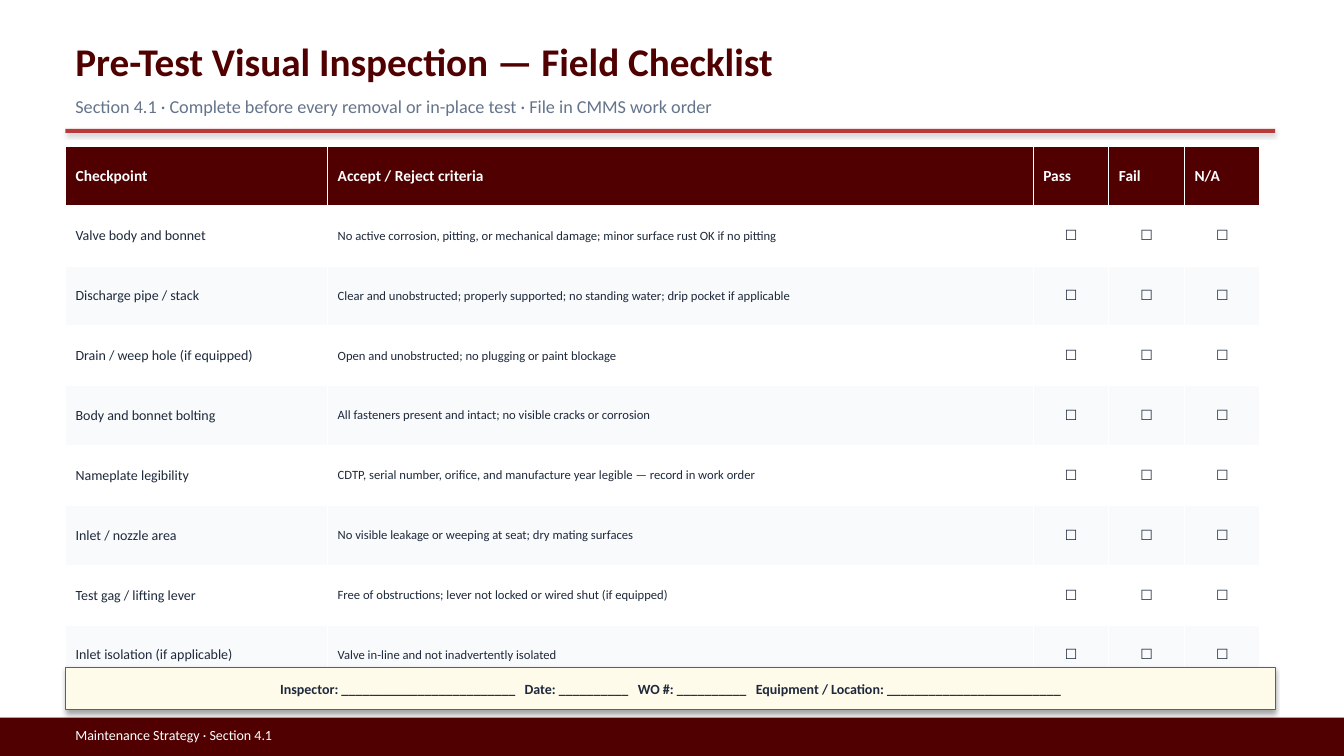
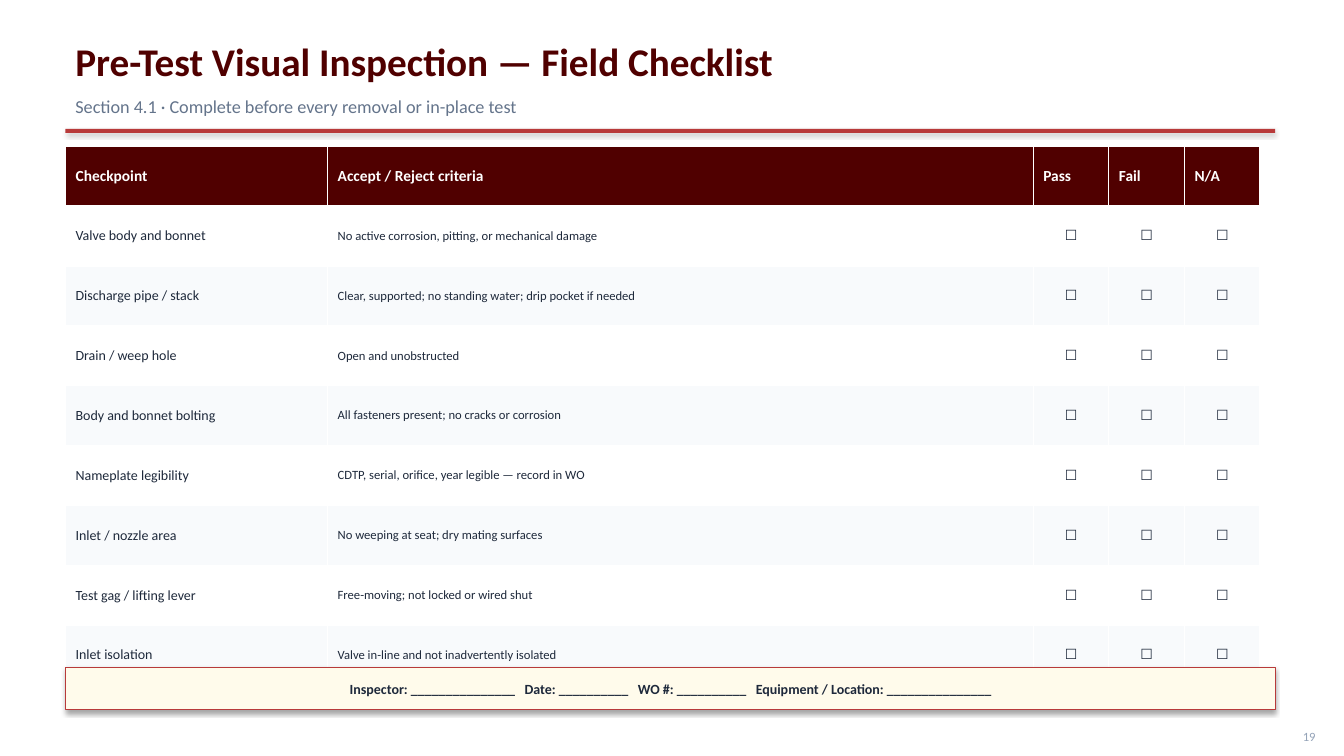
Before and after one commit to stavan12-a11y/PSV-Compliance-Tracking-Dashboard, a slide deck: slide 20 of docs/presentation/UES-Steam-Safety-Program.pptx (slide 19 before the commit). Drawn at 1344x756 pixels with LibreOffice and Linux fonts; fonts in the diff are those of the drawing. Boxes give left, top, right and bottom in pixels: in the first picture for what was removed or moved away, otherwise in the second. Text is boxed around its words. In the diff, an @@ line names an element or a change of style, - is before the commit and + after.

```diff
--- a/docs/presentation/UES-Steam-Safety-Program.pptx
+++ b/docs/presentation/UES-Steam-Safety-Program.pptx
@@ text at (75,100,517,116): text changed @@
-Section 4.1 · Complete before every removal or in-place test · File in CMMS work order
+Section 4.1 · Complete before every removal or in-place test
@@ table at (66,146,1260,686) @@
-row 2, column 2: No active corrosion, pitting, or mechanical damage; minor surface rust OK if no pitting
+row 2, column 2: No active corrosion, pitting, or mechanical damage
-row 3, column 2: Clear and unobstructed; properly supported; no standing water; drip pocket if applicable
+row 3, column 2: Clear, supported; no standing water; drip pocket if needed
-row 4, column 1: Drain / weep hole (if equipped)
+row 4, column 1: Drain / weep hole
-row 4, column 2: Open and unobstructed; no plugging or paint blockage
+row 4, column 2: Open and unobstructed
-row 5, column 2: All fasteners present and intact; no visible cracks or corrosion
+row 5, column 2: All fasteners present; no cracks or corrosion
-row 6, column 2: CDTP, serial number, orifice, and manufacture year legible — record in work order
+row 6, column 2: CDTP, serial, orifice, year legible — record in WO
-row 7, column 2: No visible leakage or weeping at seat; dry mating surfaces
+row 7, column 2: No weeping at seat; dry mating surfaces
-row 8, column 2: Free of obstructions; lever not locked or wired shut (if equipped)
+row 8, column 2: Free-moving; not locked or wired shut
-row 9, column 1: Inlet isolation (if applicable)
+row 9, column 1: Inlet isolation
@@ text in rectangle at (350,684,884,697): text changed @@
-Inspector: _________________________ Date: __________ WO #: __________ Equipment / Location: _________________________
+Inspector: _______________ Date: __________ WO #: __________ Equipment / Location: _______________
@@ rectangle removed at (0,718,1344,756) @@
@@ text removed at (75,730,272,743) @@
-Maintenance Strategy · Section 4.1
@@ text added at (1303,733,1316,741), 9 pt, text #94A3B8 @@
+19
```
Also in this commit, not shown: 17 other slides changed, 9 slides added, 8 slides removed, 1 other file.
